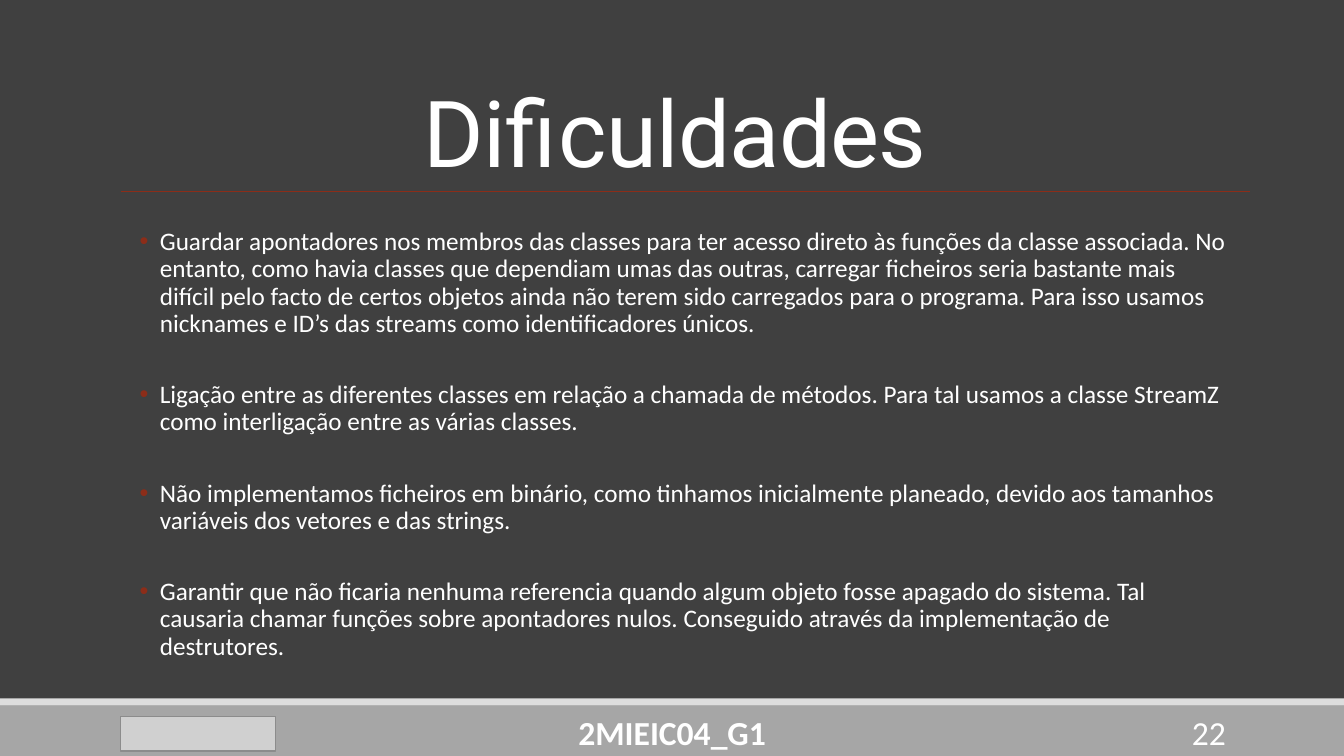
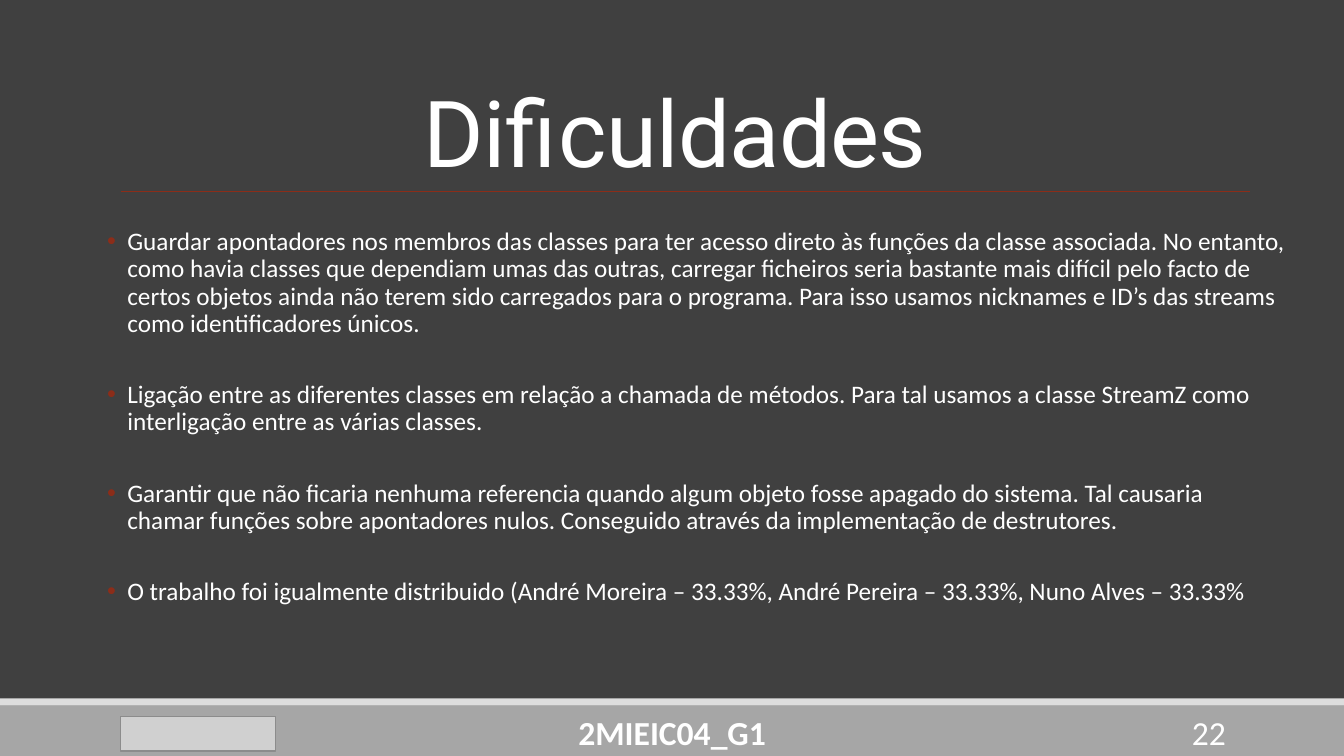
Before and after one commit to DoStini/FEUP-AEDA-proj, a slide deck: slide 22 of StreamZ_Apresentation4.pptx. Drawn at 1344x756 pixels with LibreOffice and Linux fonts; fonts in the diff are those of the drawing; grey boxes stand for pictures. Boxes give left, top, right and bottom in pixels: in the first picture for what was removed or moved away, otherwise in the second. Text is boxed around its words. In the diff, an @@ line names an element or a change of style, - is before the commit and + after.

```diff
--- a/StreamZ_Apresentation4.pptx
+++ b/StreamZ_Apresentation4.pptx
@@ text "Guardar apontadores nos membros das ...": place and size @@
-text "Guardar apontadores nos membros das ..." at (160,232,1225,655)
+text "Guardar apontadores nos membros das ..." at (127,232,1284,605)
@@ text at (160,484,1214,534): paragraph removed @@
-  • Não implementamos ficheiros em binário, como tinhamos inicialmente planeado, devido aos tamanhos variáveis dos vetores e das strings.
@@ text at (127,582,1244,605): paragraph added @@
+  • O trabalho foi igualmente distribuido (André Moreira – 33.33%, André Pereira – 33.33%, Nuno Alves – 33.33%
```
Also in this commit, not shown: 9 other slides changed, 1 slide added, 2 slides removed.
